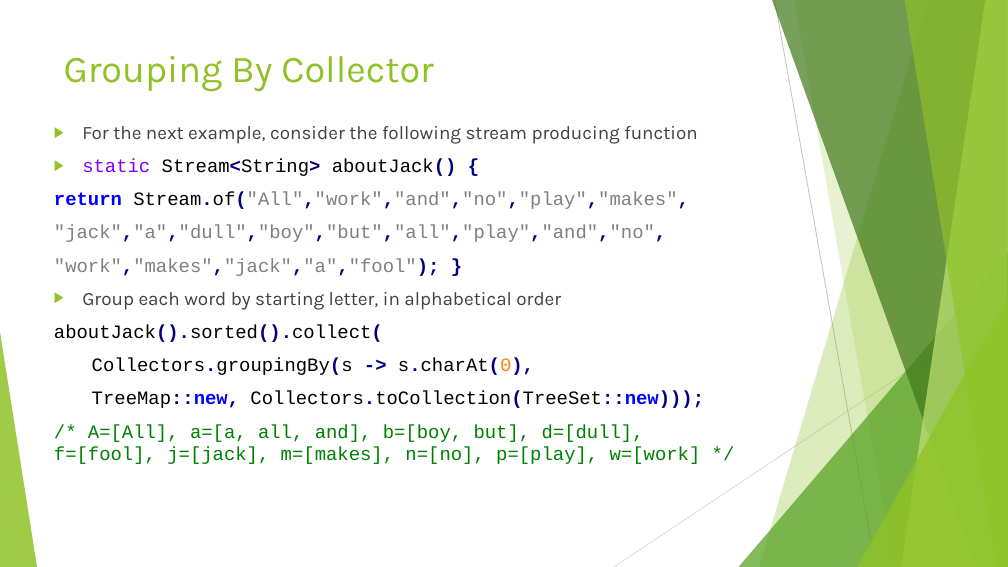
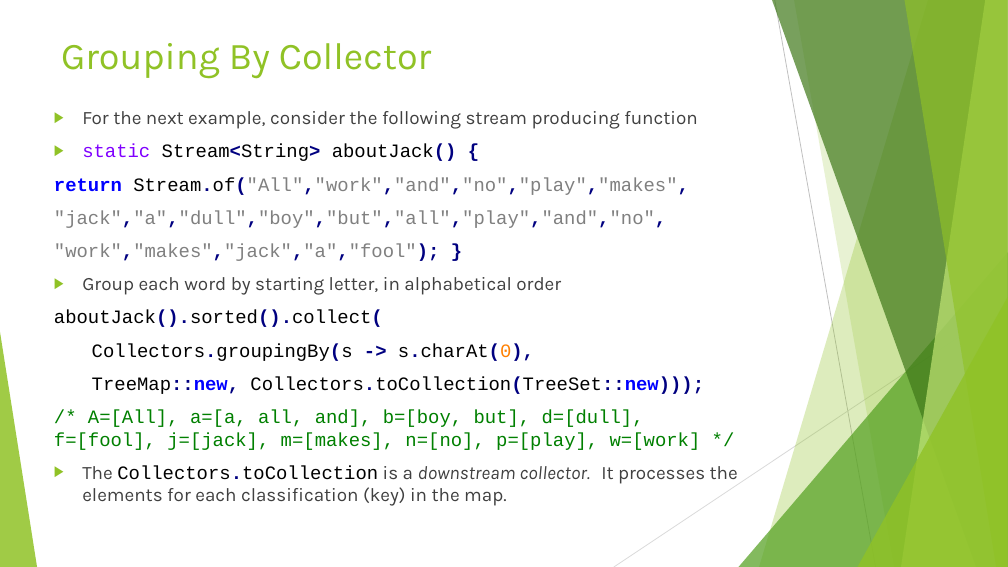
Before and after one commit to RichardRoda/2017-CodePaLOUsa-Lambda, a slide deck: slide 41 of Learning to Love the Lambda in the Stream.pptx. Drawn at 1008x567 pixels with LibreOffice and Linux fonts; fonts in the diff are those of the drawing. Boxes give left, top, right and bottom in pixels: in the first picture for what was removed or moved away, otherwise in the second. Text is boxed around its words. In the diff, an @@ line names an element or a change of style, - is before the commit and + after.

Commit message:
Correct error where Predicate<T> was used for an IntStream that would use IntPredicate.  Rearrange the slide about reductions to be with the other slides for terminal operations.

```diff
--- a/Learning to Love the Lambda in the Stream.pptx
+++ b/Learning to Love the Lambda in the Stream.pptx
@@ title "Grouping By Collector": place and size @@
-title "Grouping By Collector" at box(64, 56, 433, 91)
+title "Grouping By Collector" at box(61, 43, 431, 79)
@@ text "For the next example, consider ...": place and size @@
-text "For the next example, consider ..." at box(54, 126, 704, 464)
+text "For the next example, consider ..." at box(54, 111, 738, 506)
@@ text at box(82, 466, 738, 506): paragraph added @@
+▶ The Collectors.toCollection is a downstream collector. It processes the elements for each classification (key) in the map.
```
Also in this commit, not shown: 11 other slides changed, 1 other file.
